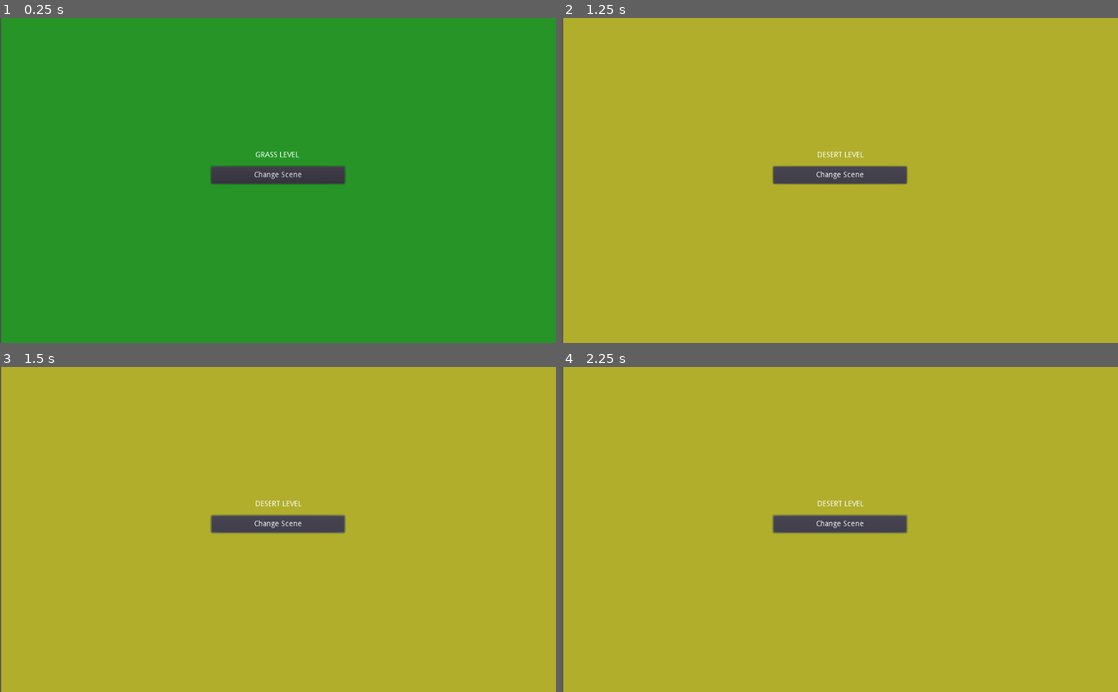
Above: before the commit, frames 1-4 (two rows, left to right).
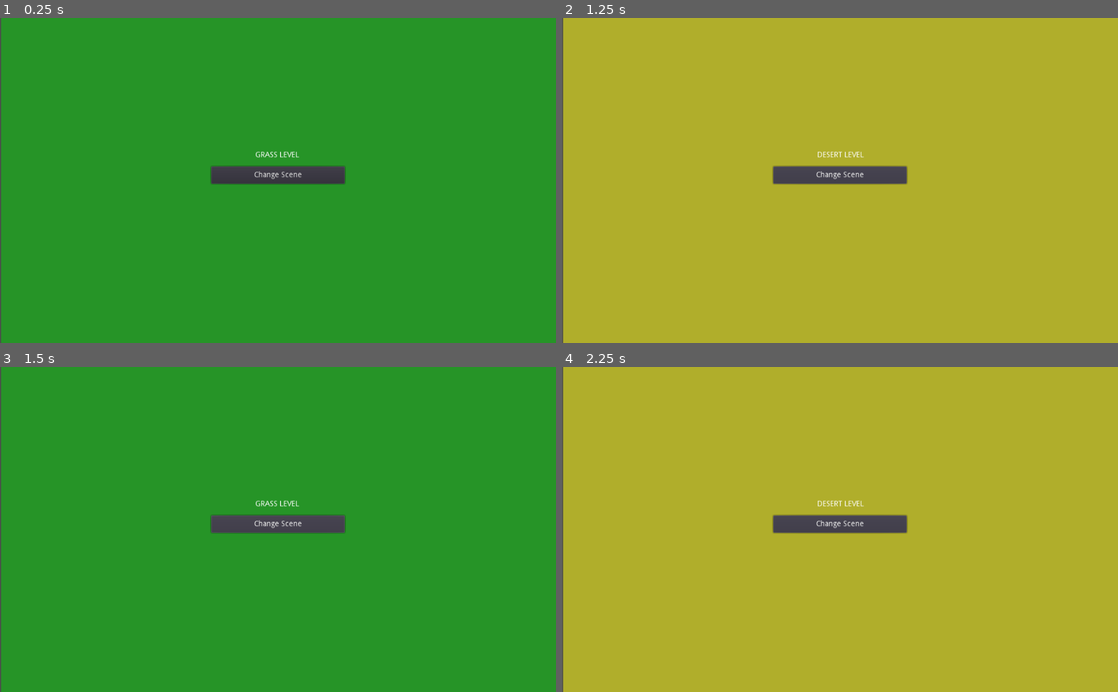
Above: after the commit, the same moments.

Repository: testingapisname/GDotChangeSceneTut
Game: Godot game, scene res://change_scenes/SceneSwitcher.tscn
The game is run twice, just before and just after one commit, with the same random seed, the same clock (stepped at 60 frames per second) and the same inputs.
Inputs:
- Up to frame 1 (0.25 s): no input
- Up to frame 2 (1.25 s): click "Change Scene" at 0.5 s
- Up to frame 3 (1.5 s): click "Change Scene" at 1.25 s
- Up to frame 4 (2.25 s): click "Change Scene" at 2 s

Frames 1-2 are identical in both runs. In frame 3, 99% of the frame differs, in the area x 0-100%, y 0-100%; in frame 4, less than 0.1%.

Commit message:
Set level name for desert

Diff:
--- a/change_scenes/DesertLevel.tscn
+++ b/change_scenes/DesertLevel.tscn
@@ -36,3 +36,5 @@
 __meta__ = {
 "_edit_use_anchors_": false
 }
+
+[connection signal="pressed" from="Button" to="." method="_on_Button_pressed"]
--- a/change_scenes/GrassLevel.tscn
+++ b/change_scenes/GrassLevel.tscn
@@ -37,4 +37,4 @@
 "_edit_use_anchors_": false
 }
 
-[connection signal="pressed" from="Button" to="." method="_on_ChangeSceneButton_pressed"]
+[connection signal="pressed" from="Button" to="." method="_on_Button_pressed"]
--- a/change_scenes/Level.gd
+++ b/change_scenes/Level.gd
@@ -4,5 +4,5 @@
 
 export (String) var level_name = "level"
 
-func _on_ChangeSceneButton_pressed():
+func _on_Button_pressed() -> void:
 	emit_signal("level_changed", level_name)
--- a/change_scenes/SceneSwitcher.gd
+++ b/change_scenes/SceneSwitcher.gd
@@ -16,10 +16,9 @@
 			next_level_name = "Grass"
 		_:
 			return
-	print(next_level_name)
+
 	next_level = load("res://change_scenes/" + next_level_name + "Level.tscn").instance()
-	print(next_level)
 	add_child(next_level)
-	current_level.connect("level_changed", self, "handle_level_changed")
+	next_level.connect("level_changed", self, "handle_level_changed")
 	current_level.queue_free()
 	current_level = next_level
